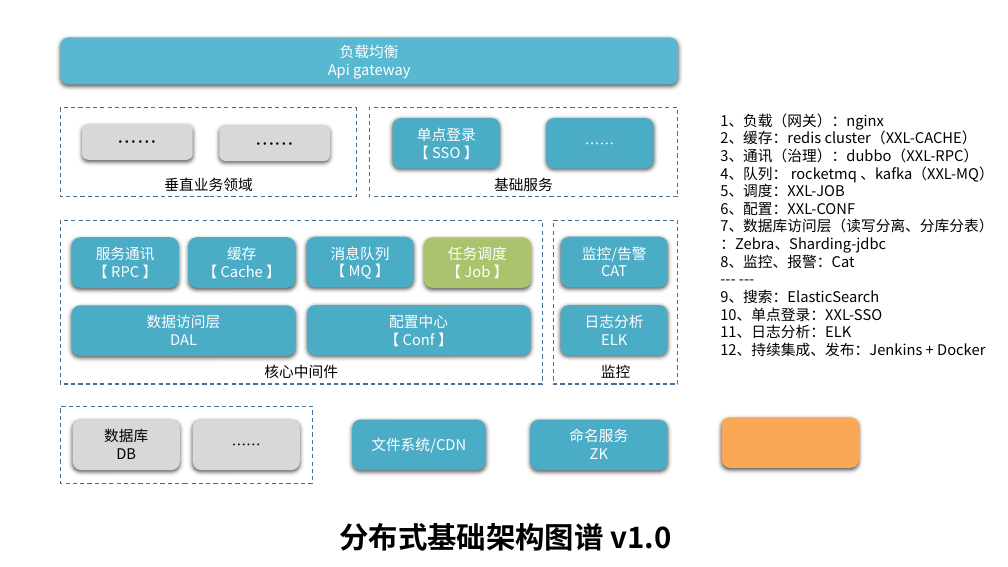
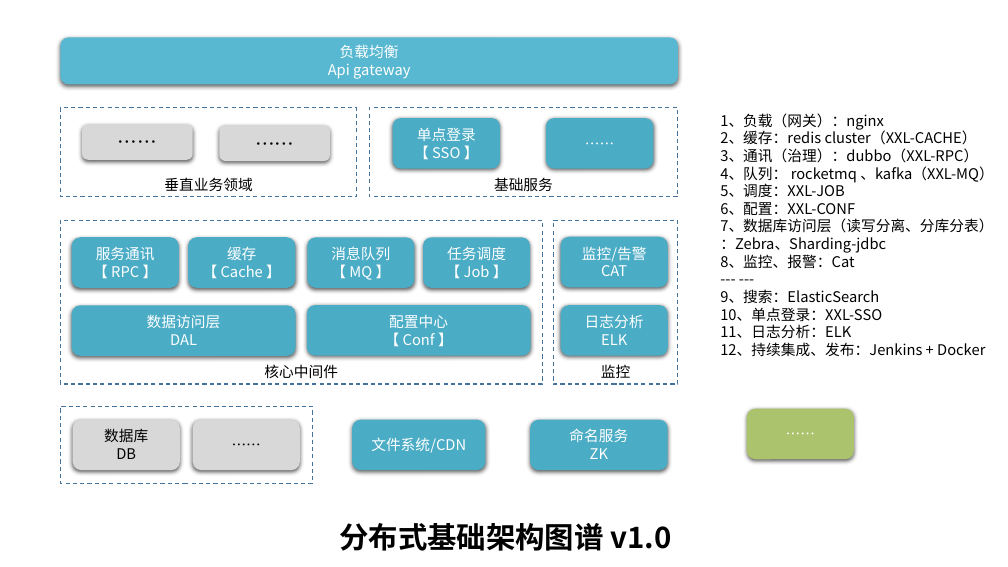
Before and after one commit to xuxueli/xuxueli.github.io, a slide deck: slide 4 of blog/notebook/XXL分布式系统架构.pptx. Drawn at 1008x567 pixels with LibreOffice and Linux fonts; fonts in the diff are those of the drawing. Boxes give left, top, right and bottom in pixels: in the first picture for what was removed or moved away, otherwise in the second. Text is boxed around its words. In the diff, an @@ line names an element or a change of style, - is before the commit and + after.

Commit message:
更新RM

```diff
--- a/blog/notebook/XXL分布式系统架构.pptx
+++ b/blog/notebook/XXL分布式系统架构.pptx
@@ rounded rectangle "任务调度" at bbox=[423, 237, 531, 288]: fill #ABC36C to #4BACC6 @@
@@ text in rounded rectangle at bbox=[747, 409, 854, 460]: text added @@
+……
@@ rounded rectangle "……": place and size @@
-rounded rectangle "……" at bbox=[721, 417, 859, 468]
+rounded rectangle "……" at bbox=[747, 409, 854, 460]
@@ rounded rectangle "……" at bbox=[747, 409, 854, 460]: fill #FAA756 to #ABC36C @@
```
